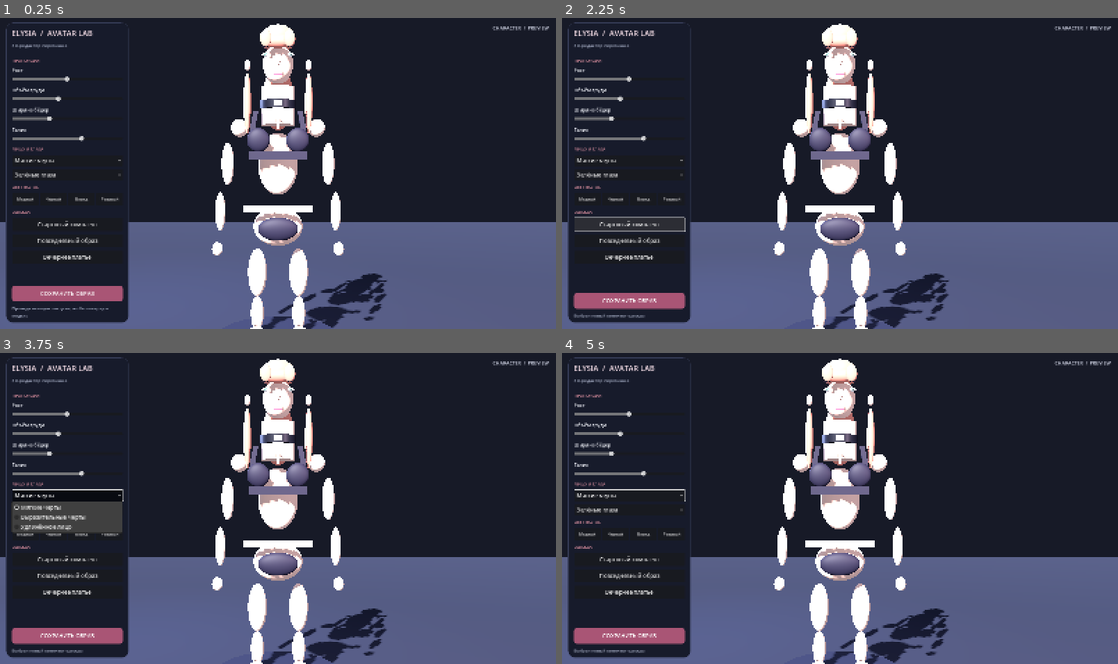
Above: before the commit, frames 1-4 (two rows, left to right).
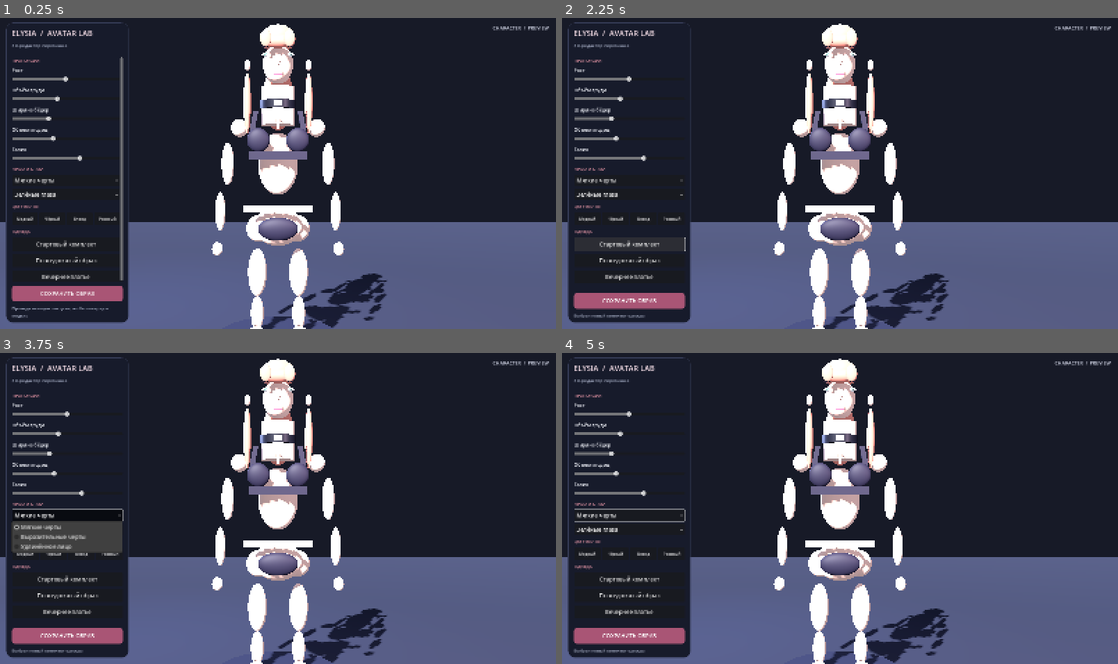
Above: after the commit, the same moments.

Repository: white444ramazan-commits/Game
Game: Godot game, scene res://Main.tscn
Two runs of this game, one before a commit and one after it. Both use one fixed random seed, a clock stepped at 60 frames per second and the inputs below.
Inputs:
- Up to frame 1 (0.25 s): no input
- Up to frame 2 (2.25 s): click "СОХРАНИТЬ ОБРАЗ" at 0.5 s; click "СОХРАНИТЬ ОБРАЗ" at 1.25 s; click "Стартовый комплект" at 2 s
- Up to frame 3 (3.75 s): click "Стартовый комплект" at 2.75 s; click "Мягкие черты" at 3.5 s
- Up to frame 4 (5 s): click "Зелёные глаза" at 4.25 s

The runs differ from the first frame. In frame 1, 2.4% of the frame differs, in the area x 2-63%, y 12-95%; in frame 2, 2.0%; in frame 3, 4.4%, in the area x 2-63%, y 35-95%; in frame 4, 2.0%.

Commit message:
Add separate glute customization slider

Diff:
--- a/scripts/main.gd
+++ b/scripts/main.gd
@@ -14,6 +14,7 @@
 var height_value := 1.0
 var bust_value := 1.0
 var hip_value := 1.0
+var glute_value := 1.0
 var waist_value := 1.0
 var outfit_index := 0
 var face_style := 0
@@ -101,6 +102,8 @@
     # Body: deliberately stylized procedural forms; the starter outfit is opaque.
     parts["torso"] = _sphere(avatar_root, "Torso", Vector3(0, 1.88, 0), Vector3(0.45, 0.69, 0.29), SKIN)
     parts["hips"] = _sphere(avatar_root, "Hips", Vector3(0, 1.18, 0), Vector3(0.55, 0.43, 0.34), SKIN)
+    parts["glute_left"] = _sphere(avatar_root, "GluteLeft", Vector3(-0.22, 1.14, -0.18), Vector3(0.29, 0.31, 0.23), SKIN)
+    parts["glute_right"] = _sphere(avatar_root, "GluteRight", Vector3(0.22, 1.14, -0.18), Vector3(0.29, 0.31, 0.23), SKIN)
     parts["bust_left"] = _sphere(avatar_root, "BustLeft", Vector3(-0.21, 2.13, 0.20), Vector3(0.22, 0.24, 0.16), SKIN)
     parts["bust_right"] = _sphere(avatar_root, "BustRight", Vector3(0.21, 2.13, 0.20), Vector3(0.22, 0.24, 0.16), SKIN)
 
@@ -214,6 +217,8 @@
     parts["hips"].scale.x = 0.55 * hip_value
     parts["thigh_left"].scale.x = 0.21 * hip_value
     parts["thigh_right"].scale.x = 0.21 * hip_value
+    parts["glute_left"].scale = Vector3(0.29 * glute_value, 0.31 * glute_value, 0.23 * glute_value)
+    parts["glute_right"].scale = Vector3(0.29 * glute_value, 0.31 * glute_value, 0.23 * glute_value)
     parts["bust_left"].scale = Vector3(0.22 * bust_value, 0.24 * bust_value, 0.16 * bust_value)
     parts["bust_right"].scale = Vector3(0.22 * bust_value, 0.24 * bust_value, 0.16 * bust_value)
 
@@ -325,6 +330,10 @@
         hip_value = value
         _apply_shape()
     )
+    _add_slider(controls, "Объём ягодиц", 0.70, 1.50, glute_value, func(value: float):
+        glute_value = value
+        _apply_shape()
+    )
     _add_slider(controls, "Талия", 0.72, 1.16, waist_value, func(value: float):
         waist_value = value
         _apply_shape()
@@ -463,6 +472,7 @@
     config.set_value("avatar", "height", height_value)
     config.set_value("avatar", "bust", bust_value)
     config.set_value("avatar", "hips", hip_value)
+    config.set_value("avatar", "glutes", glute_value)
     config.set_value("avatar", "waist", waist_value)
     config.set_value("avatar", "outfit", outfit_index)
     config.set_value("avatar", "face", face_style)
@@ -482,6 +492,7 @@
     height_value = float(config.get_value("avatar", "height", 1.0))
     bust_value = float(config.get_value("avatar", "bust", 1.0))
     hip_value = float(config.get_value("avatar", "hips", 1.0))
+    glute_value = float(config.get_value("avatar", "glutes", 1.0))
     waist_value = float(config.get_value("avatar", "waist", 1.0))
     outfit_index = int(config.get_value("avatar", "outfit", 0))
     face_style = int(config.get_value("avatar", "face", 0))
